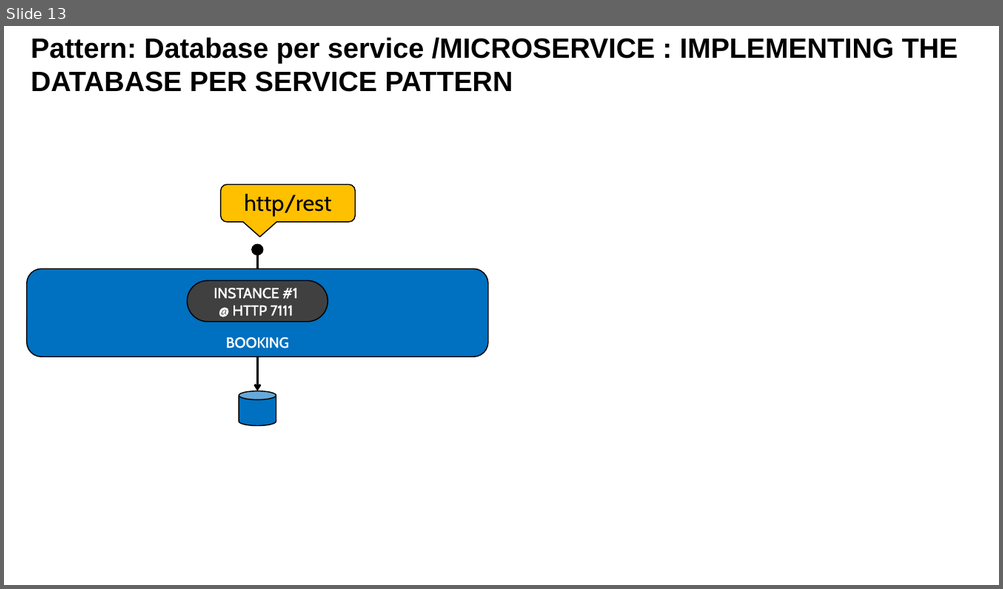
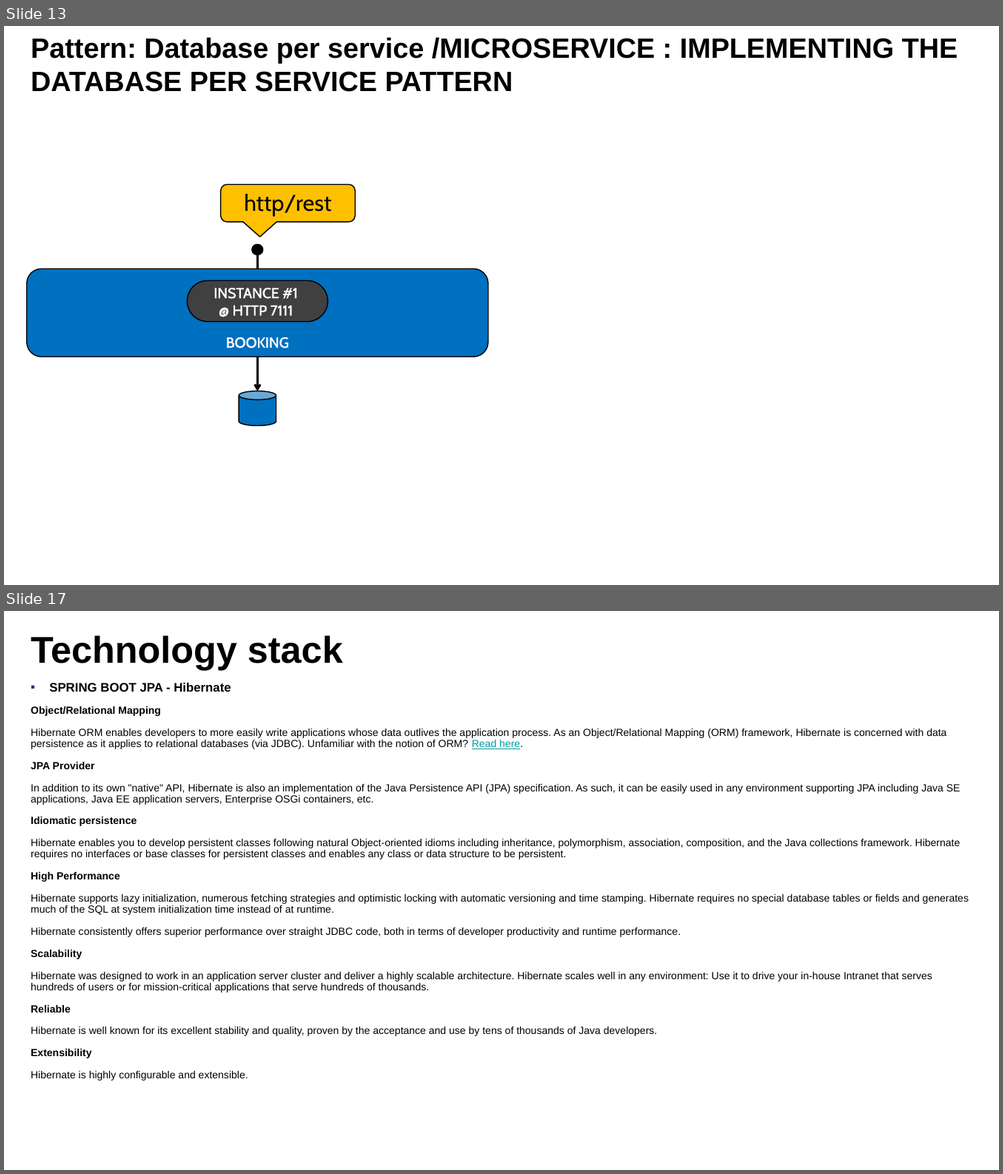
Before and after one commit to lbennardis/microS_code2016_DOCS, a slide deck: luigiBennardisMicroservices.pptx. Shown one above the other, each under a label of ours: slide 13 before the commit, slides 13 and 17 after it; the slides between them are not shown. The pictures are 1003x589 and 1003x1174 pixels, drawn with LibreOffice and Linux fonts; fonts in the diff are those of the drawing; background and template pictures are left out. Boxes give left, top, right and bottom in pixels: in the first picture for what was removed or moved away, otherwise in the second. Text is boxed around its words. In the diff, an @@ line names an element or a change of style, - is before the commit and + after.

```diff
--- a/luigiBennardisMicroservices.pptx
+++ b/luigiBennardisMicroservices.pptx
@@ slide 17 added at box(4, 611, 999, 1170), background picture (left out) @@
@@ title added at box(31, 635, 343, 670), 72 pt, text #000000, bold @@
+Technology stack
@@ text added at box(31, 682, 968, 1081), 20 pt, text #000000 @@
+▪ SPRING BOOT JPA - Hibernate
+Object/Relational Mapping
+Hibernate ORM enables developers to more easily write applications whose data outlives the application process. As an Object/Relational Mapping (ORM) framework, Hibernate is concerned with data persistence as it applies to relational databases (via JDBC). Unfamiliar with the notion of ORM? Read here.
+JPA Provider
+In addition to its own "native" API, Hibernate is also an implementation of the Java Persistence API (JPA) specification. As such, it can be easily used in any environment supporting JPA including Java SE applications, Java EE application servers, Enterprise OSGi containers, etc.
+Idiomatic persistence
+Hibernate enables you to develop persistent classes following natural Object-oriented idioms including inheritance, polymorphism, association, composition, and the Java collections framework. Hibernate requires no interfaces or base classes for persistent classes and enables any class or data structure to be persistent.
+High Performance
+Hibernate supports lazy initialization, numerous fetching strategies and optimistic locking with automatic versioning and time stamping. Hibernate requires no special database tables or fields and generates much of the SQL at system initialization time instead of at runtime.
+Hibernate consistently offers superior performance over straight JDBC code, both in terms of developer productivity and runtime performance.
+Scalability
+Hibernate was designed to work in an application server cluster and deliver a highly scalable architecture. Hibernate scales well in any environment: Use it to drive your in-house Intranet that serves hundreds of users or for mission-critical applications that serve hundreds of thousands.
+Reliable
+Hibernate is well known for its excellent stability and quality, proven by the acceptance and use by tens of thousands of Java developers.
+Extensibility
+Hibernate is highly configurable and extensible.
```
Also in this commit, not shown: 4 slides changed, 5 other slides added, 1 other file.
